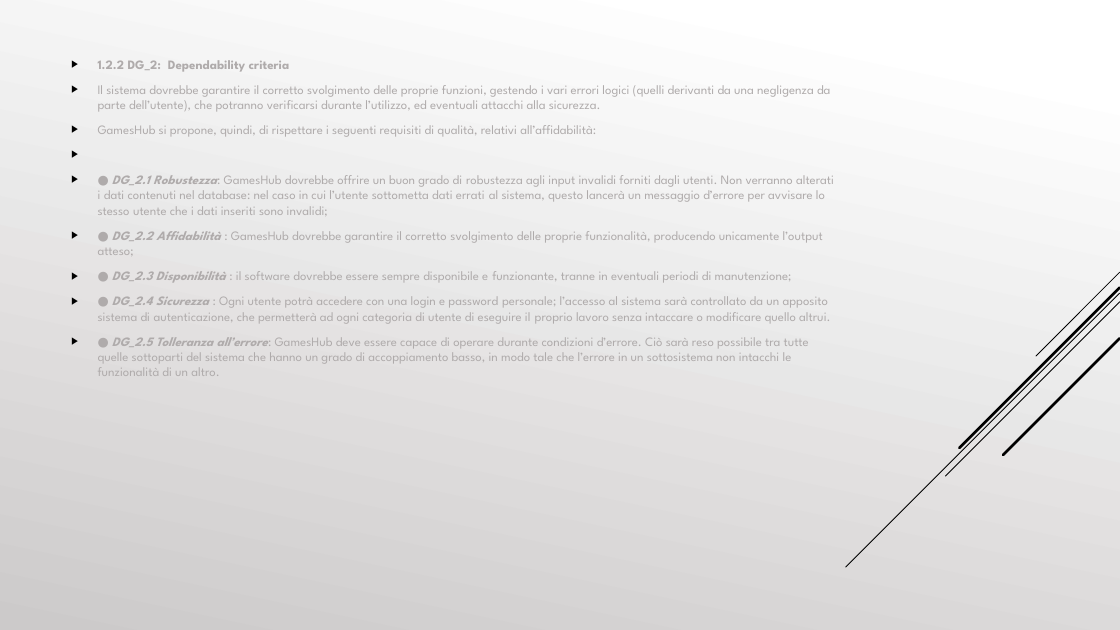
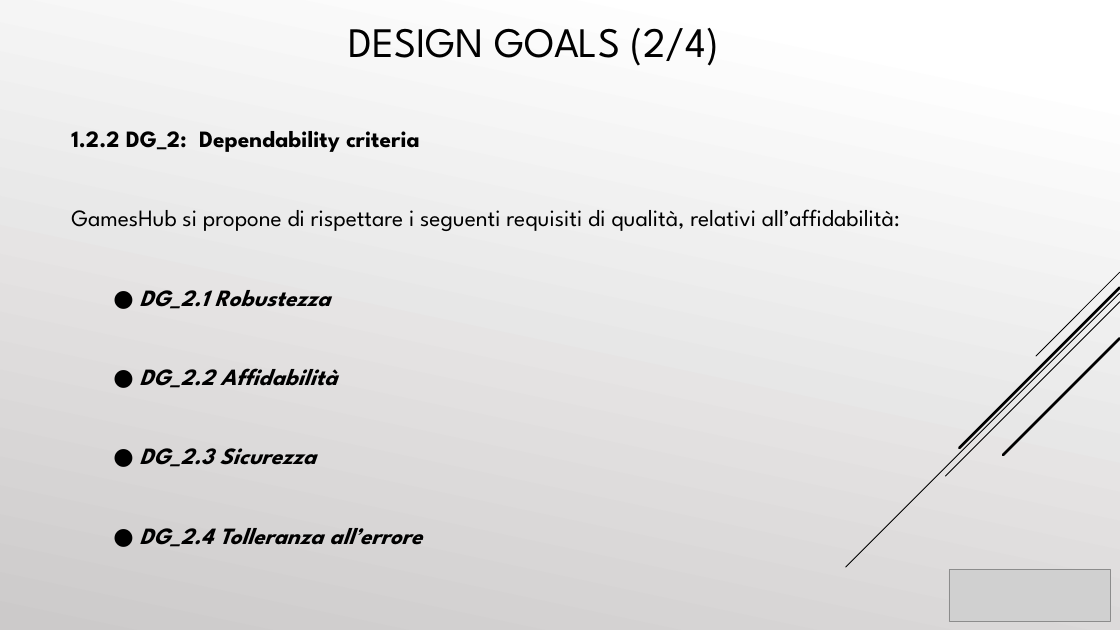
Before and after one commit to cosimob28/GamesHub, a slide deck: slide 24 of Work in progress/Presentazione/GamesHub.pptx. Drawn at 1120x630 pixels with LibreOffice and Linux fonts; fonts in the diff are those of the drawing; grey boxes stand for pictures. Boxes give left, top, right and bottom in pixels: in the first picture for what was removed or moved away, otherwise in the second. Text is boxed around its words. In the diff, an @@ line names an element or a change of style, - is before the commit and + after.

```diff
--- a/Work in progress/Presentazione/GamesHub.pptx
+++ b/Work in progress/Presentazione/GamesHub.pptx
@@ text added at bbox=[348, 28, 719, 66], 36 pt, text #000000 @@
+DESIGN GOALS (2/4)
@@ text "1.2.2 DG_2: Dependability criteria": place and size @@
-text "1.2.2 DG_2: Dependability criteria" at bbox=[98, 60, 834, 376]
+text "1.2.2 DG_2: Dependability criteria" at bbox=[71, 131, 900, 547]
@@ text at bbox=[71, 131, 420, 152]: size 11 to 20 pt, text colour #AFABAB to #000000 in "1.2.2 DG_2: Dependability criteria"; bullet ▶ to none; more space between paragraphs @@
@@ text at bbox=[71, 209, 900, 547]: text changed; size 11 to 20 pt; text colour #AFABAB to #000000 @@
-▶ Il sistema dovrebbe garantire il corretto svolgimento delle proprie funzioni, gestendo i vari errori logici (quelli derivanti da una negligenza da parte dell’utente), che potranno verificarsi durante l’utilizzo, ed eventuali attacchi alla sicurezza.
-▶ GamesHub si propone, quindi, di rispettare i seguenti requisiti di qualità, relativi all’affidabilità:
-▶ ● DG_2.1 Robustezza: GamesHub dovrebbe offrire un buon grado di robustezza agli input invalidi forniti dagli utenti. Non verranno alterati i dati contenuti nel database: nel caso in cui l’utente sottometta dati errati al sistema, questo lancerà un messaggio d’errore per avvisare lo stesso utente che i dati inseriti sono invalidi;
-▶ ● DG_2.2 Affidabilità : GamesHub dovrebbe garantire il corretto svolgimento delle proprie funzionalità, producendo unicamente l’output atteso;
-▶ ● DG_2.3 Disponibilità : il software dovrebbe essere sempre disponibile e funzionante, tranne in eventuali periodi di manutenzione;
-▶ ● DG_2.4 Sicurezza : Ogni utente potrà accedere con una login e password personale; l’accesso al sistema sarà controllato da un apposito sistema di autenticazione, che permetterà ad ogni categoria di utente di eseguire il proprio lavoro senza intaccare o modificare quello altrui.
-▶ ● DG_2.5 Tolleranza all’errore: GamesHub deve essere capace di operare durante condizioni d’errore. Ciò sarà reso possibile tra tutte quelle sottoparti del sistema che hanno un grado di accoppiamento basso, in modo tale che l’errore in un sottosistema non intacchi le funzionalità di un altro.
+GamesHub si propone di rispettare i seguenti requisiti di qualità, relativi all’affidabilità:
+● DG_2.1 Robustezza
+● DG_2.2 Affidabilità
+● DG_2.3 Sicurezza
+● DG_2.4 Tolleranza all’errore
@@ picture added at bbox=[949, 570, 1111, 622] @@
```
Also in this commit, not shown: 53 other slides changed, 2 slides added, 2 slides removed.
